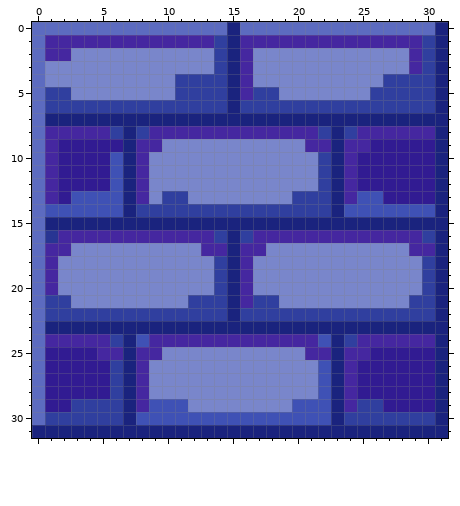
Pixel-art sprite, stored at Assets/Sprites/background-large.png. Above, as it was before the edit.
The file is 256x256 pixels, drawn in blocks of 8x8; one block is one cell here.
After:
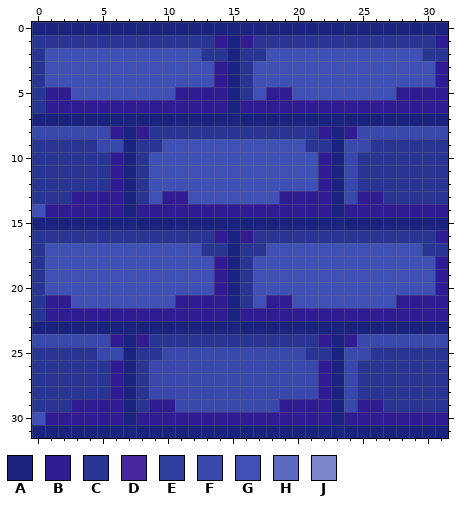
Palette (. is transparent): A #1a237e  B #311b92  C #283593  D #4527a0  E #303f9f  F #3949ab  G #3f51b5  H #5c6bc0  J #7986cb
From old to new:
Changed rows in their new state; - is an unchanged pixel.
first column x 0:
 0 AAAAAAAAAAAAAAA-AAAAAAAAAAAAAAA-
 1 CCCCCCCCCCCCCCB-BCCCCCCCCCCCCCCB
 2 CGGGGGGGGGGGGCC-CCGGGGGGGGGGGGCC
 3 CGGGGGGGGGGGGGB-CGGGGGGGGGGGGGGB
 4 CGGGGGGGGGGGGGB-CGGGGGGGGGGGGGGB
 5 CBBGGGGGGGGBBBB-CGBBGGGGGGGGBBBB
 6 CBBBBBBBBBBBBBB-BBBBBBBBBBBBBBBB
 7 A-------------------------------
 8 FFFFFFB-BCCCCCCCCCCCCCB-BFFFFFFF
 9 CCCCCFF-CCGGGGGGGGGGGCC-FFCCCCCC
10 CCCCCCB-CGGGGGGGGGGGGGB-FCCCCCCC
11 CCCCCCB-CGGGGGGGGGGGGGB-FCCCCCCC
12 CCCCCCB-CGGGGGGGGGGGGGB-FCCCCCCC
13 CCCBBBB-CGBBGGGGGGGBBBB-FBBCCCCC
14 GBBBBBB-BBBBBBBBBBBBBBB-BBBBBBBB
15 A-------------------------------
16 C-CCCCCCCCCCCCB-BCCCCCCCCCCCCCCB
17 CGGGGGGGGGGGGCC-CCGGGGGGGGGGGGCC
18 CGGGGGGGGGGGGGB-CGGGGGGGGGGGGGGB
19 CGGGGGGGGGGGGGB-CGGGGGGGGGGGGGGB
20 CGGGGGGGGGGGGGB-CGGGGGGGGGGGGGGB
21 CBBGGGGGGGGBBBB-CGBBGGGGGGGGBBBB
22 CBBBBBBBBBBBBBB-BBBBBBBBBBBBBBBB
23 A-------------------------------
24 FFFFFFB-BCCCCCCCCCCCCCB-BFFFFFFF
25 CCCCCFF-CCFFFFFFFFFFFCC-FFCCCCCC
26 CCCCCCB-CFFFFFFFFFFFFFB-FCCCCCCC
27 CCCCCCB-CFFFFFFFFFFFFFB-FCCCCCCC
28 CCCCCCB-CFFFFFFFFFFFFFB-FCCCCCCC
29 CCCBBBB-CBBFFFFFFFFBBBB-FBBCCCCC
30 GBBBBBB-BBBBBBBBBBBBBBB-BBBBBBBB
Where, in picture pixels (left, top, right, bottom), the same in both pictures:
changed: (32, 22, 448, 425)
